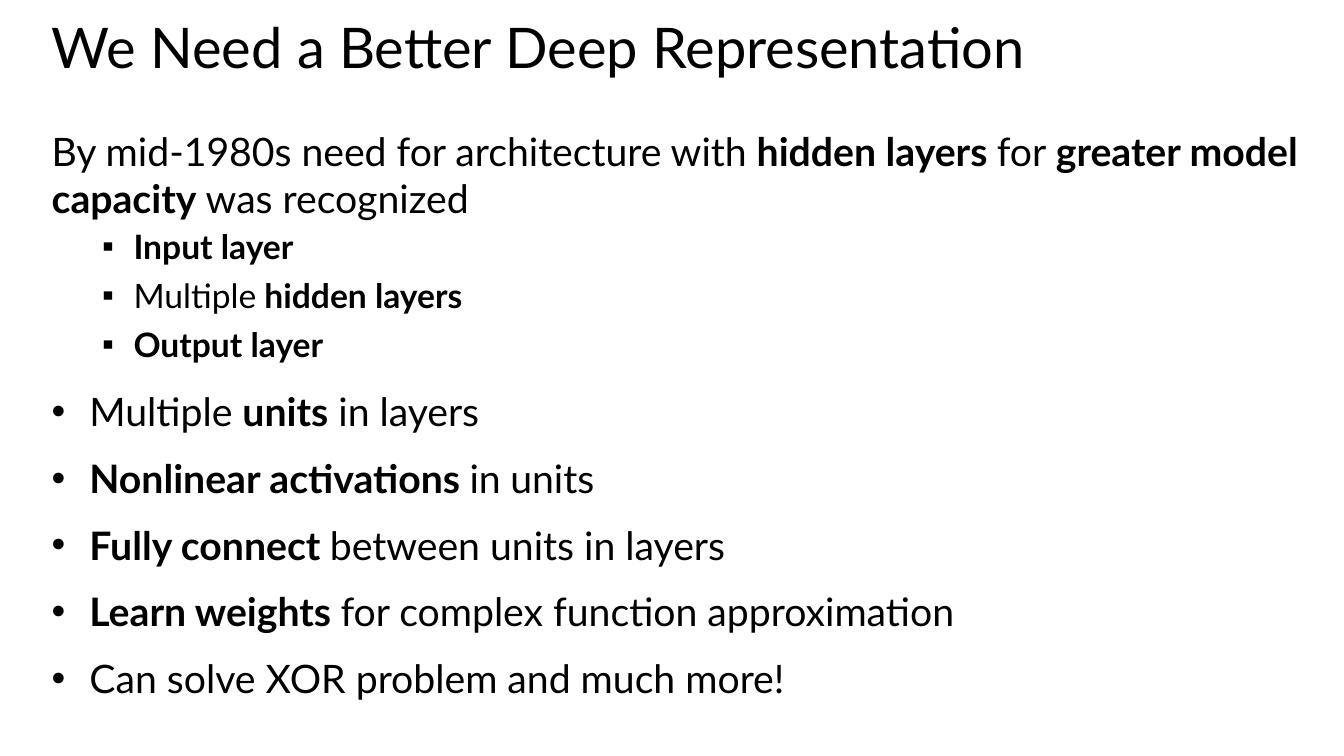
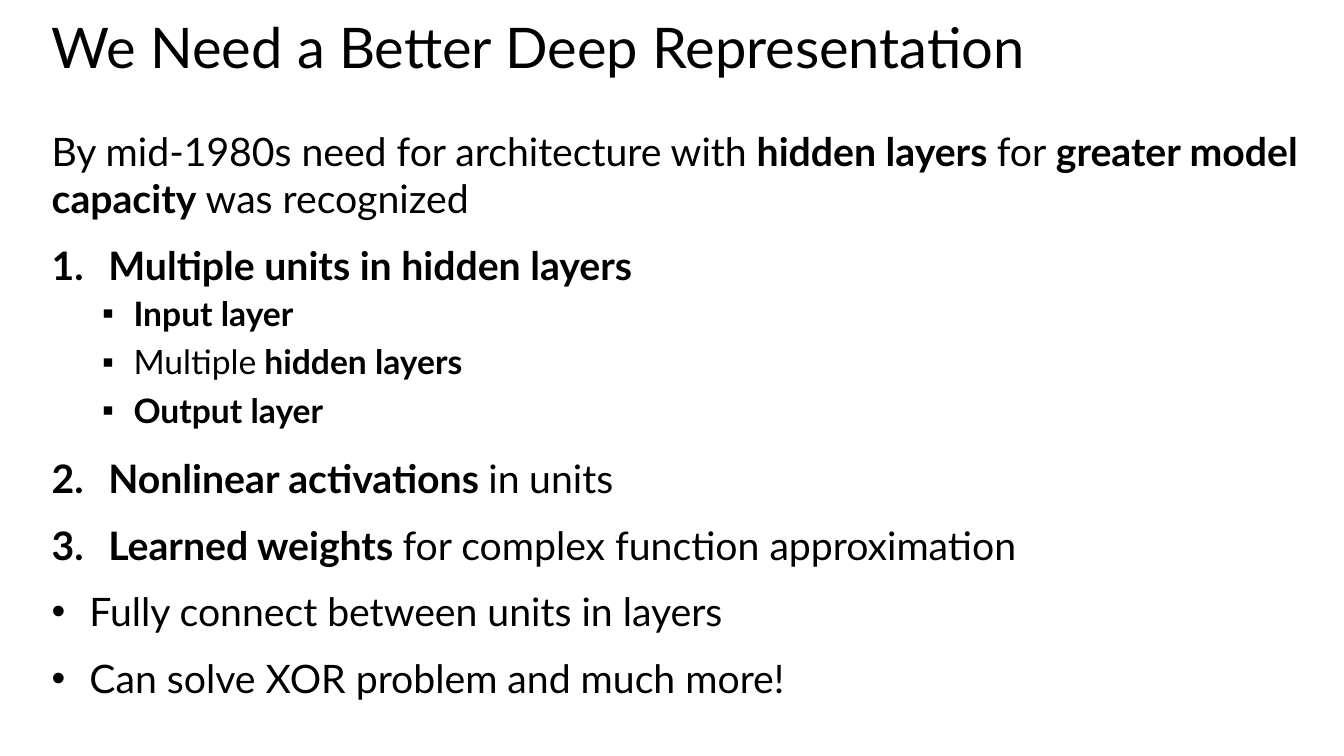
Before and after one commit to StephenElston/CSCI-E25, a slide deck: slide 16 of Slides/5_BuildingBlocksOfDeepLearning.pptx. Drawn at 1344x756 pixels with LibreOffice and Linux fonts; fonts in the diff are those of the drawing. Boxes give left, top, right and bottom in pixels: in the first picture for what was removed or moved away, otherwise in the second. Text is boxed around its words. In the diff, an @@ line names an element or a change of style, - is before the commit and + after.

Commit message:
Updates and format corrections for slides

```diff
--- a/Slides/5_BuildingBlocksOfDeepLearning.pptx
+++ b/Slides/5_BuildingBlocksOfDeepLearning.pptx
@@ text at <box>108,251,632,287</box>: paragraph added @@
+1. Multiple units in hidden layers
@@ text at <box>89,397,480,433</box>: paragraph removed @@
-• Multiple units in layers
@@ text at <box>89,464,723,633</box>: bold off in "Fully connect"; bullet • to 1. @@
@@ text at <box>108,531,1017,567</box>: paragraph added @@
+3. Learned weights for complex function approximation
@@ text at <box>89,597,954,633</box>: paragraph removed @@
-• Learn weights for complex function approximation
```
Also in this commit, not shown: 16 other slides changed.
